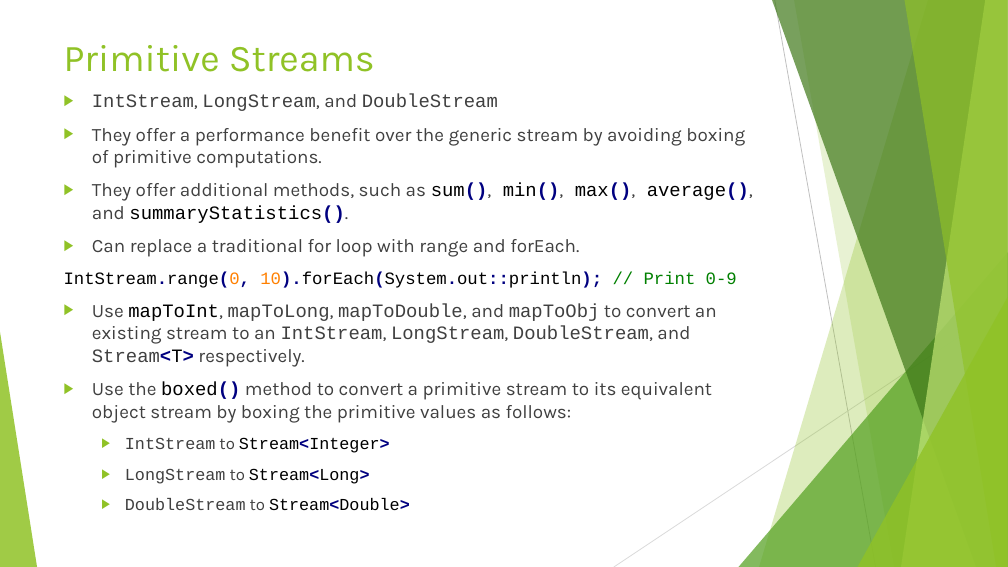
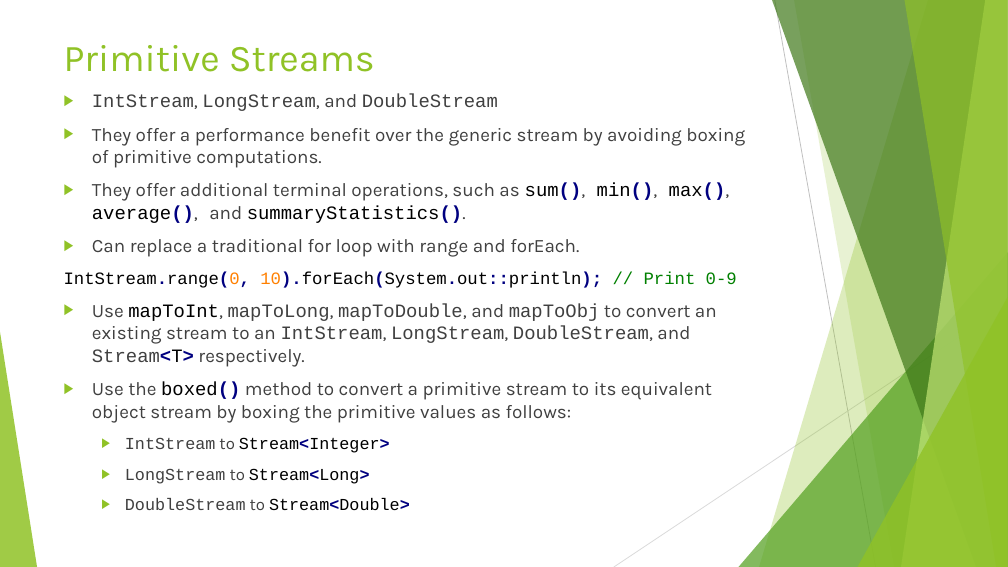
Before and after one commit to RichardRoda/2017-CodePaLOUsa-Lambda, a slide deck: slide 28 of Learning to Love the Lambda in the Stream.pptx. Drawn at 1008x567 pixels with LibreOffice and Linux fonts; fonts in the diff are those of the drawing. Boxes give left, top, right and bottom in pixels: in the first picture for what was removed or moved away, otherwise in the second. Text is boxed around its words. In the diff, an @@ line names an element or a change of style, - is before the commit and + after.

```diff
--- a/Learning to Love the Lambda in the Stream.pptx
+++ b/Learning to Love the Lambda in the Stream.pptx
@@ text at box(92, 183, 730, 223): text changed; font Courier New to Karla @@
-▶ They offer additional methods, such as sum(), min(), max(), average(), and summaryStatistics().
+▶ They offer additional terminal operations, such as sum(), min(), max(), average(), and summaryStatistics().
```
Also in this commit, not shown: 1 other file.
